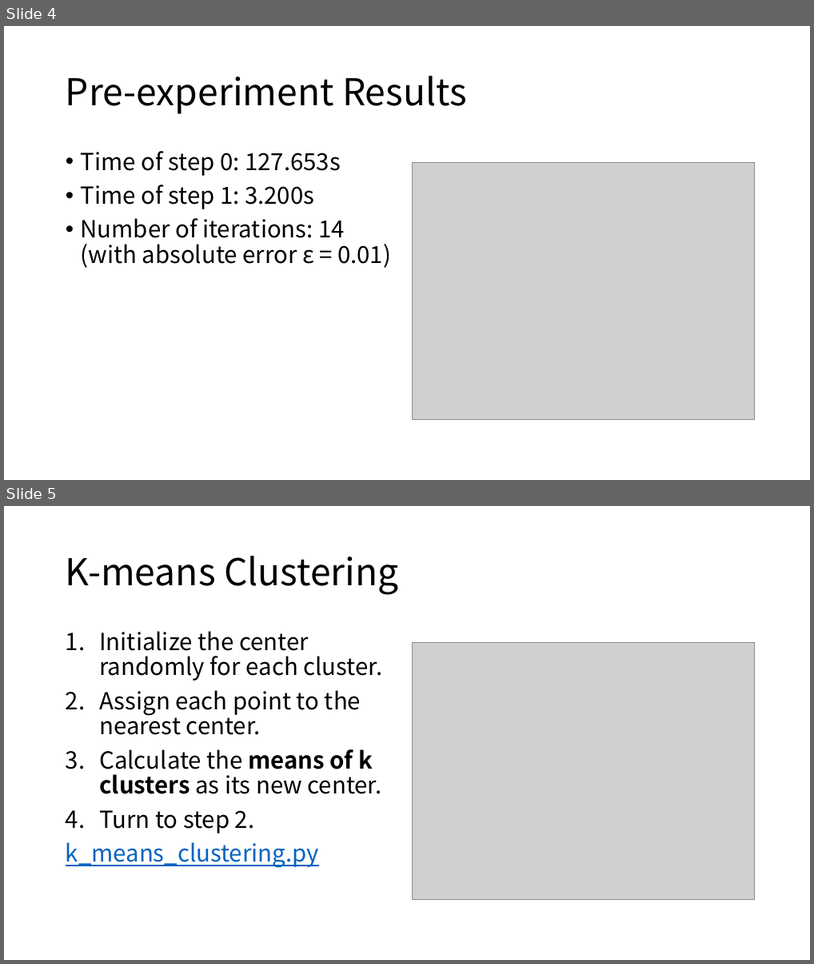
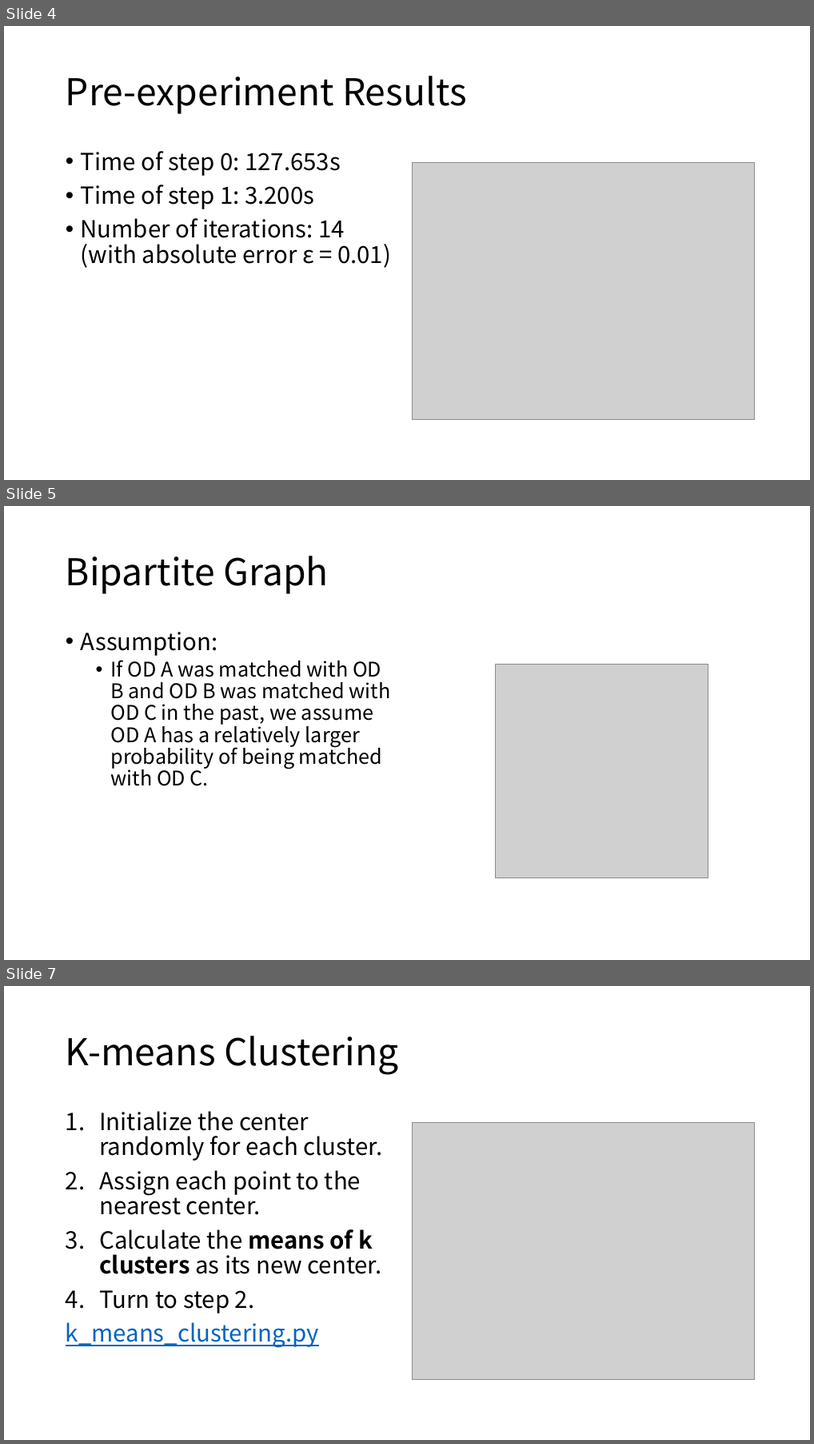
Before and after one commit to yuzhenfeng2002/Predicting-for-Each-Dynamic-Ridepooling-Order-on-Grid-Network, a slide deck: Grid Network Experienments 2.pptx. Shown one above the other, each under a label of ours: slides 4 and 5 before the commit, slides 4, 5 and 7 after it; the slides between them are not shown. The pictures are 814x964 and 814x1444 pixels, drawn with LibreOffice and Linux fonts; fonts in the diff are those of the drawing; grey boxes stand for pictures. Boxes give left, top, right and bottom in pixels: in the first picture for what was removed or moved away, otherwise in the second. Text is boxed around its words. In the diff, an @@ line names an element or a change of style, - is before the commit and + after.

Commit message:
Experiment for B-graph

```diff
--- a/Grid Network Experienments 2.pptx
+++ b/Grid Network Experienments 2.pptx
@@ slide 5 added at (4, 506, 810, 960), background #FFFFFF @@
@@ title added at (66, 556, 329, 594), 44 pt, text #000000 @@
+Bipartite Graph
@@ text added at (81, 632, 391, 786), 24 pt, text #000000 @@
+• Assumption:
+  • If OD A was matched with OD B and OD B was matched with OD C in the past, we assume OD A has a relatively larger probability of being matched with OD C.
@@ picture added at (495, 664, 709, 877) @@
@@ what was slide 5 is now slide 7 @@
```
Also in this commit, not shown: 1 slide changed, 1 other slide added, 16 other files.
